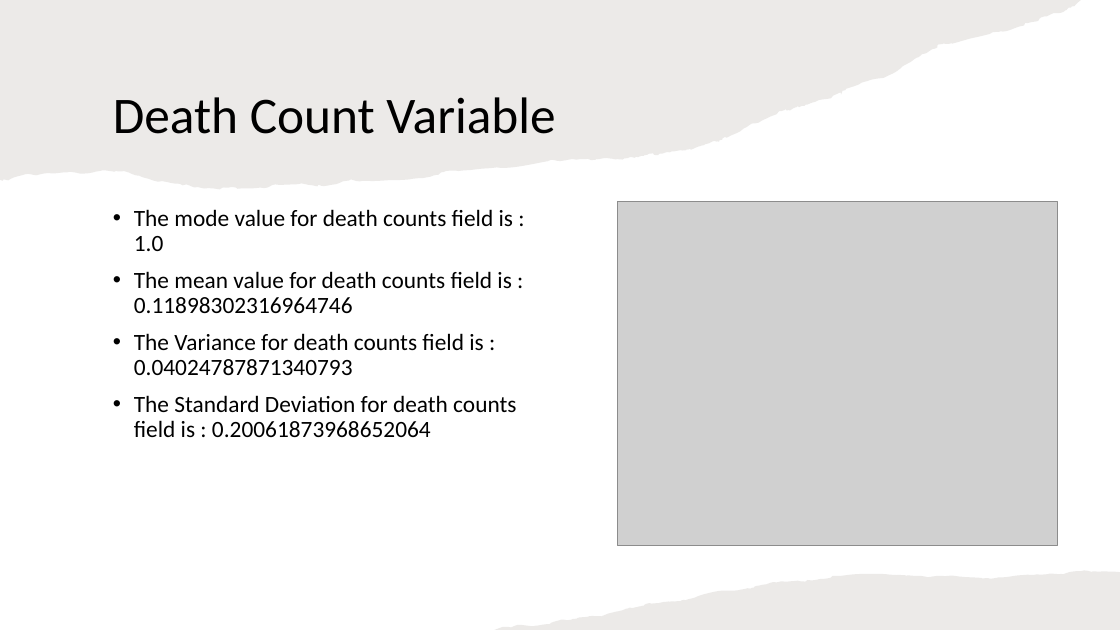
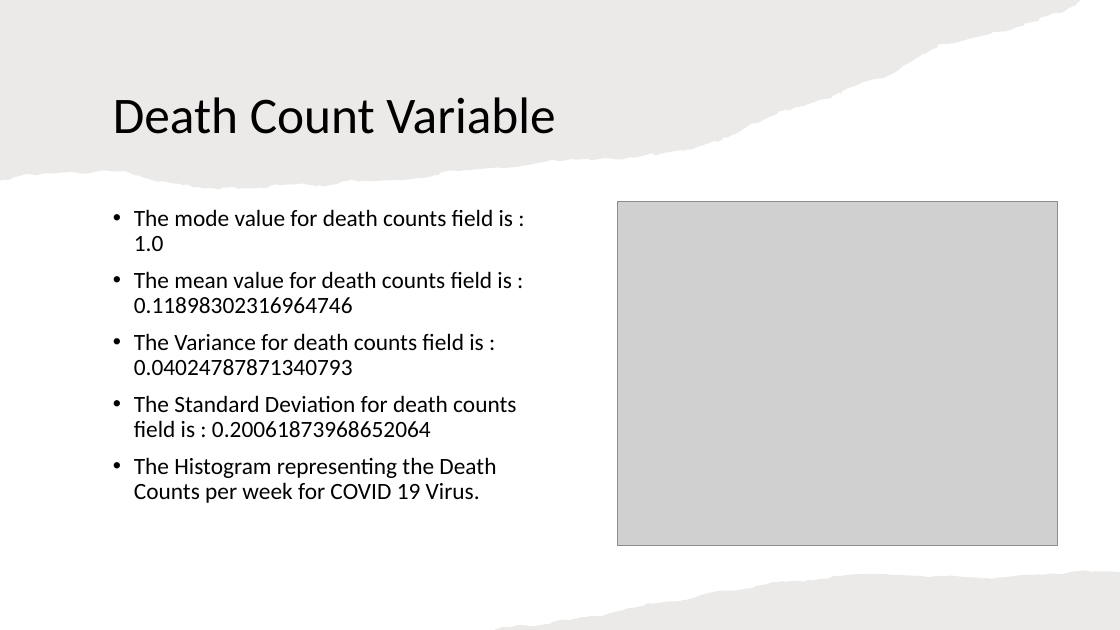
Before and after one commit to santoshgithub100/DSC530_TermEndProject, a slide deck: slide 12 of DC530 Term End Project.pptx. Drawn at 1120x630 pixels with LibreOffice and Linux fonts; fonts in the diff are those of the drawing; grey boxes stand for pictures. Boxes give left, top, right and bottom in pixels: in the first picture for what was removed or moved away, otherwise in the second. Text is boxed around its words. In the diff, an @@ line names an element or a change of style, - is before the commit and + after.

```diff
--- a/DC530 Term End Project.pptx
+++ b/DC530 Term End Project.pptx
@@ text at (x1=134, y1=457, x2=496, y2=503): paragraph added @@
+• The Histogram representing the Death Counts per week for COVID 19 Virus.
```
Also in this commit, not shown: 6 other slides changed, 8 slides added, 1 slide removed.
